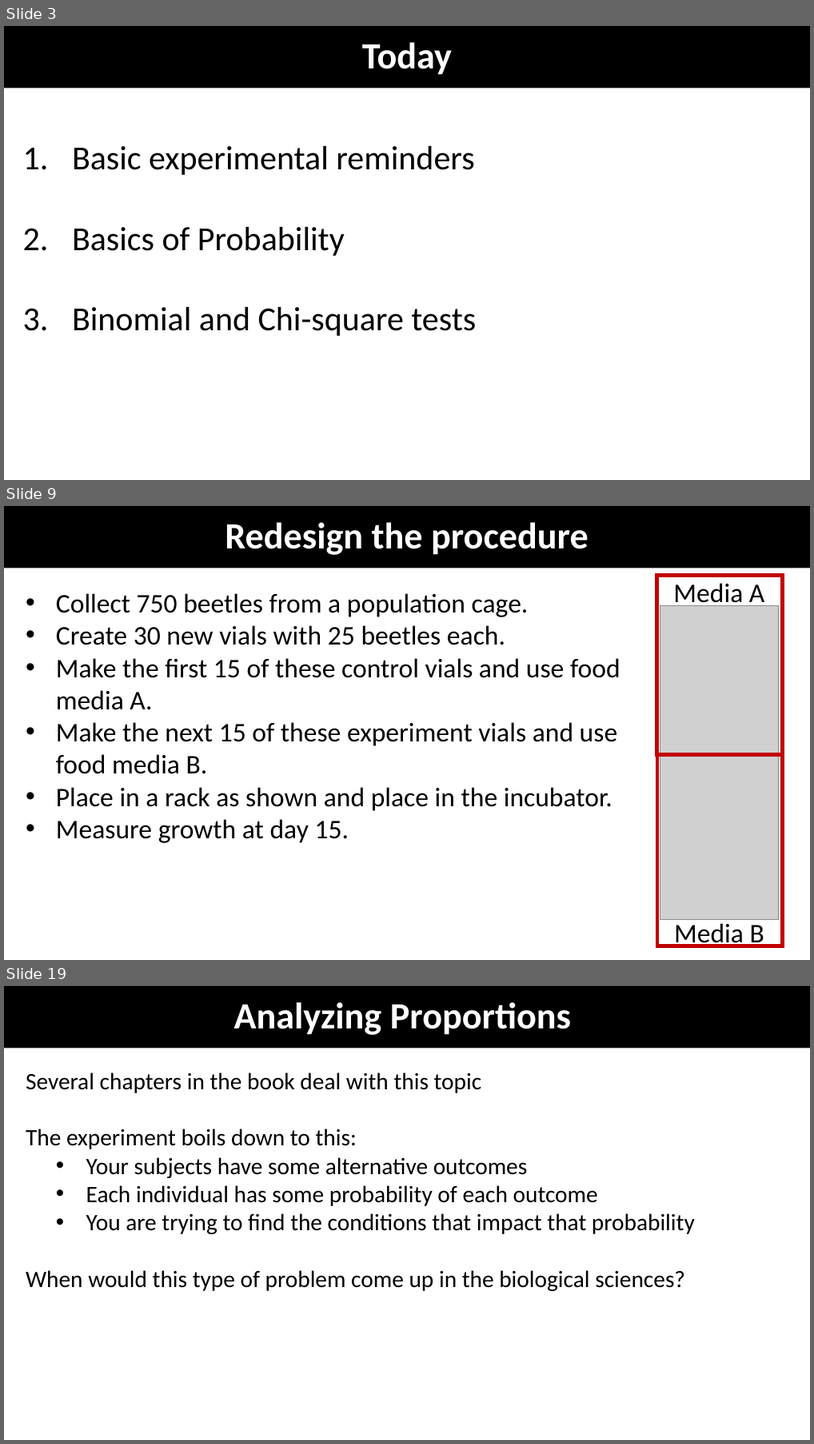
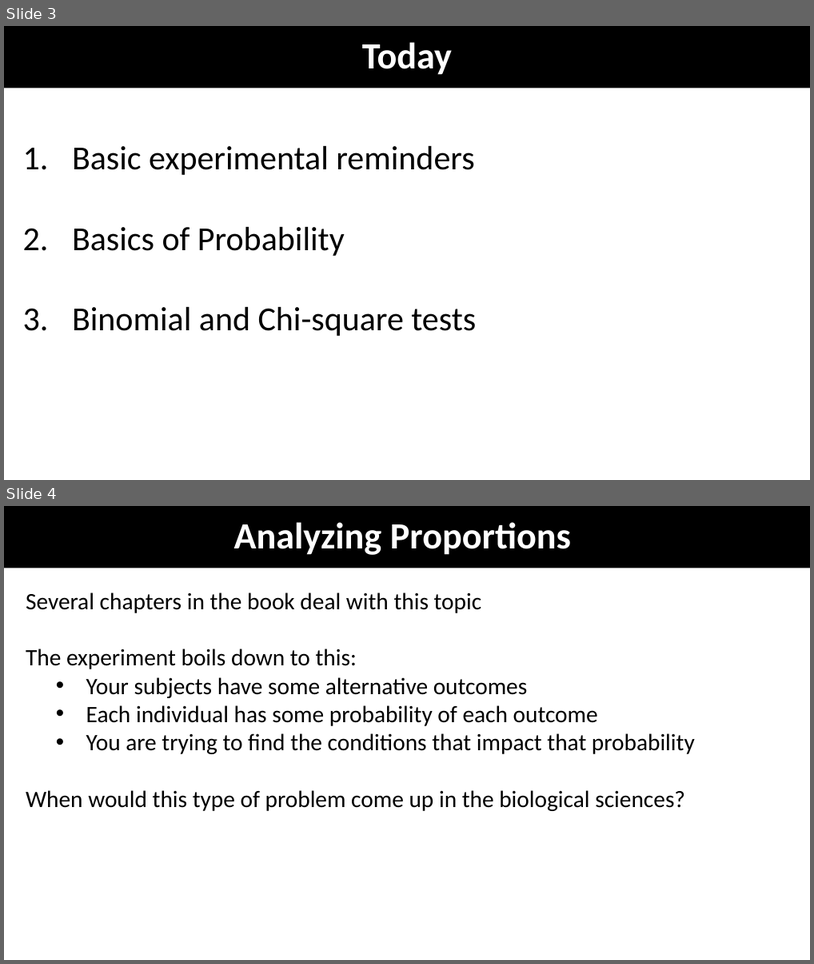
Before and after one commit to coleoguy/coleoguy.github.io, a slide deck: teaching/expdes/old/lectures/week4.pptx. Shown one above the other, each under a label of ours: slides 3, 9 and 19 before the commit, slides 3 and 4 after it; the slides between them are not shown. The pictures are 814x1444 and 814x964 pixels, drawn with LibreOffice and Linux fonts; fonts in the diff are those of the drawing; grey boxes stand for pictures. Boxes give left, top, right and bottom in pixels: in the first picture for what was removed or moved away, otherwise in the second. Text is boxed around its words. In the diff, an @@ line names an element or a change of style, - is before the commit and + after.

```diff
--- a/teaching/expdes/old/lectures/week4.pptx
+++ b/teaching/expdes/old/lectures/week4.pptx
@@ slide 9 removed at <box>4,506,810,960</box>, background #FFFFFF @@
@@ title removed at <box>4,506,810,568</box> @@
-Redesign the procedure
@@ rectangle removed at <box>658,576,782,754</box> @@
@@ text removed at <box>56,593,621,843</box> @@
-• Collect 750 beetles from a population cage.
-• Create 30 new vials with 25 beetles each.
-• Make the first 15 of these control vials and use food media A.
-• Make the next 15 of these experiment vials and use food media B.
-• Place in a rack as shown and place in the incubator.
-• Measure growth at day 15.
@@ text removed at <box>674,583,765,608</box> @@
-Media A
@@ picture removed at <box>661,606,779,919</box> @@
@@ rectangle removed at <box>658,754,783,946</box> @@
@@ text removed at <box>674,923,765,948</box> @@
-Media B
@@ what was slide 19 is now slide 4 @@
```
Also in this commit, not shown: 18 other slides removed, 9 other files.
